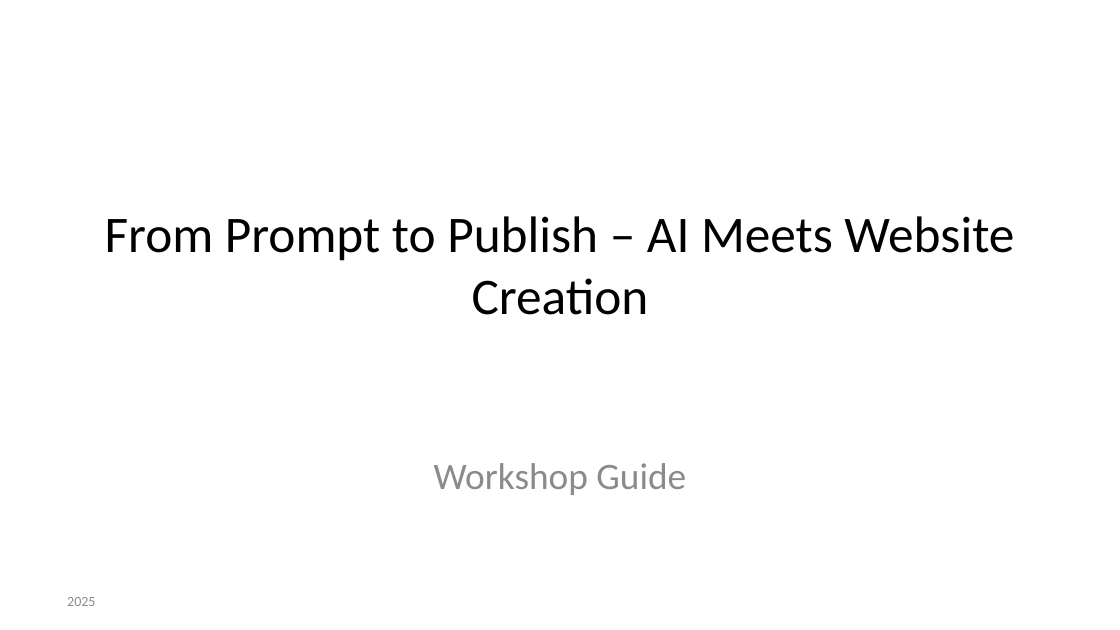
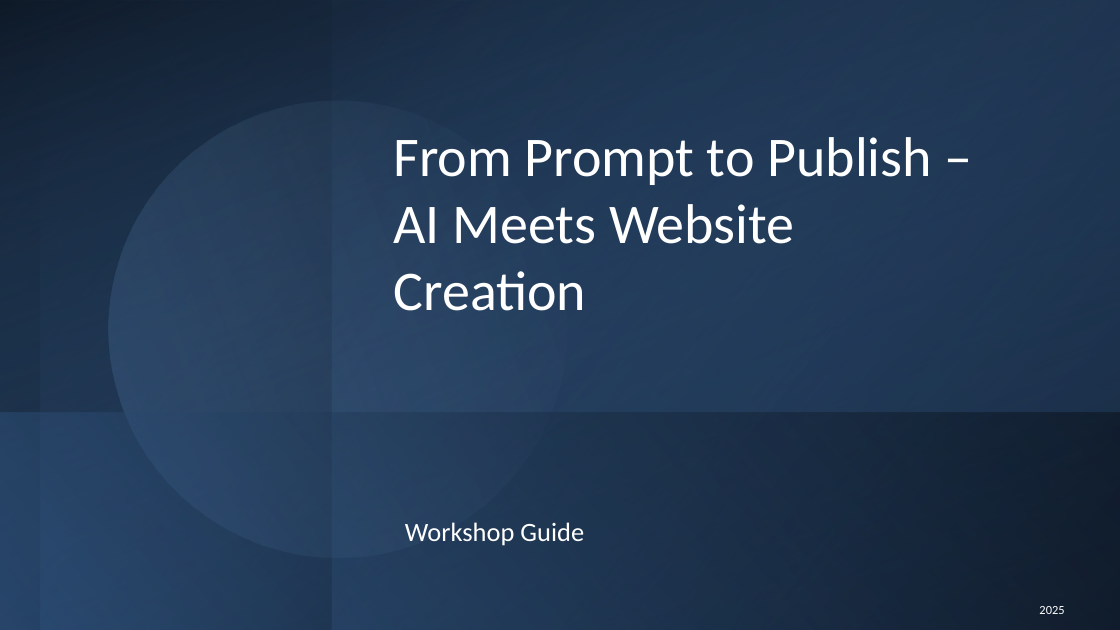
Before and after one commit to manateeit/ai-course-business-entry-101, a slide deck: slide 1 of Workshop_Guide_Slides.pptx. Drawn at 1120x630 pixels with LibreOffice and Linux fonts; fonts in the diff are those of the drawing. Boxes give left, top, right and bottom in pixels: in the first picture for what was removed or moved away, otherwise in the second. Text is boxed around its words. In the diff, an @@ line names an element or a change of style, - is before the commit and + after.

```diff
--- a/Workshop_Guide_Slides.pptx
+++ b/Workshop_Guide_Slides.pptx
@@ rectangle added at box(0, 0, 1120, 630), fill gradient #000000 to #376092 @@
@@ rectangle added at box(0, 0, 332, 630), fill gradient #376092 to #000000 @@
@@ rectangle added at box(0, 0, 1120, 630), fill gradient #376092 to #000000 @@
@@ rectangle added at box(40, 0, 1120, 630), fill gradient #254061 to #4F81BD @@
@@ rectangle added at box(333, 0, 1120, 630), fill gradient #376092 to #000000 @@
@@ ellipse added at box(72, 65, 601, 593), fill gradient #4F81BD to #95B3D7 @@
@@ title "From Prompt to Publish – ...": place and size @@
-title "From Prompt to Publish – ..." at box(105, 216, 1014, 315)
+title "From Prompt to Publish – ..." at box(394, 137, 932, 311)
@@ title "From Prompt to Publish – ..." at box(394, 137, 932, 311): size 33 to 36 pt, text colour #000000 to #FFFFFF; alignment centre to left @@
@@ rectangle added at box(0, 412, 1120, 630), fill gradient #376092 to #000000 @@
@@ subtitle "Workshop Guide": place and size @@
-subtitle "Workshop Guide" at box(434, 463, 686, 495)
+subtitle "Workshop Guide" at box(405, 522, 584, 546)
@@ subtitle "Workshop Guide" at box(405, 522, 584, 546): size 24 to 17 pt, text colour #8C8C8C to #FFFFFF; alignment centre to left; line spacing 1 to 0.9; less space between paragraphs @@
@@ text "2025": place and size @@
-text "2025" at box(67, 597, 95, 606)
+text "2025" at box(1039, 606, 1064, 614)
@@ text "2025" at box(1039, 606, 1064, 614): size 9 to 8 pt, text colour #8C8C8C to #FFFFFF; alignment left to right; more space between paragraphs @@
```
Also in this commit, not shown: 9 other slides changed.
